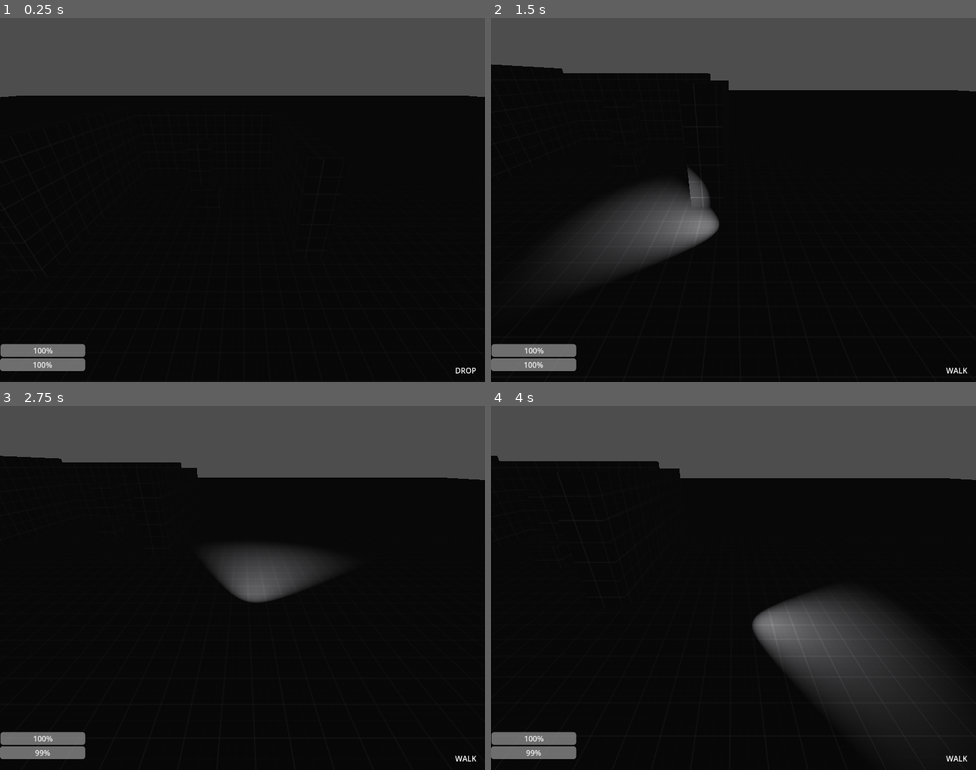
Above: before the commit, frames 1-4 (two rows, left to right).
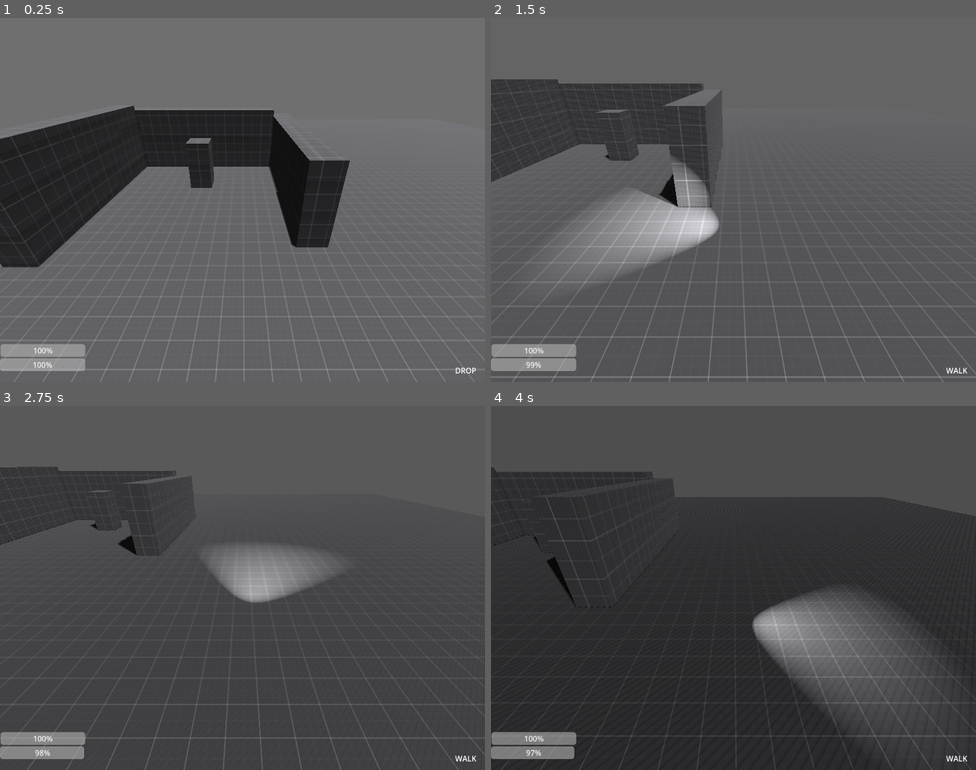
Above: after the commit, the same moments.

Repository: dandyhorse/lightson
Game: Godot game, scene res://scenes/world/world.tscn
Two runs of this game, one before a commit and one after it. Both use one fixed random seed, a clock stepped at 60 frames per second and the inputs below.
Inputs (mouse positions are in pixels of both pictures, inside the frame that each line leads up to):
- Up to frame 1 (0.25 s): no input
- Up to frame 2 (1.5 s): move the mouse to (840, 181) at 0.52 s; hold D (right) 0.53-1.28 s; hold C (crouch) 0.53-1.28 s; move the mouse to (636, 218) at 1.27 s; hold S (down) from 1.28 s (still down); right-click (636, 218) at 1.35 s
- Up to frame 3 (2.75 s): move the mouse to (291, 507) at 2.02 s; release S (down) at 2.03 s; hold D (right) from 2.03 s (still down); tap Mouse wheel up (focusFL) at 2.1 s
- Up to frame 4 (4 s): move the mouse to (709, 660) at 2.77 s; release D (right) at 2.78 s; hold W (up) 2.78-3.53 s; tap Shift (run) at 2.85 s; move the mouse to (879, 642) at 3.52 s; hold A (left) from 3.53 s (still down); tap Mouse wheel down (unfocusFL) at 3.6 s

The runs differ from the first frame. In frame 1, 97% of the frame differs, in the area x 0-100%, y 0-100%; in frame 2, 82%; in frame 3, 82%; in frame 4, 80%.

Commit message:
fucking day night algo

Diff:
--- a/scenes/items/flashlight/flashlight.gd
+++ b/scenes/items/flashlight/flashlight.gd
@@ -3,7 +3,7 @@
 # Константы и перечисления
 enum FlashlightState { ON, OFF, RELOADING, EMPTY }
 @export var MAX_BATTERY_CAPACITY: float = 100.0
-@export var BATTERY_SPEND_RATE: float = 0.015  # Заряд в секунду
+@export var BATTERY_SPEND_RATE: float = 0.95  # Заряд в секунду
 @export var FOCUS_MIN_ANGLE: float = 10.0
 @export var FOCUS_MAX_ANGLE: float = 60.0
 @export var RELOAD_TIME: float = 2.0
@@ -17,10 +17,12 @@
 
 func _ready() -> void:
 	reload_timer.wait_time = RELOAD_TIME
+	reload_timer.one_shot = true  # Убедимся, что таймер однократный
+	if not reload_timer.is_connected("timeout", _on_ReloadTimer_timeout):
+		reload_timer.connect("timeout", _on_ReloadTimer_timeout)
 	update_flashlight()
 
 func _physics_process(delta: float) -> void:
-	print(current_state)
 	process_flashlight(delta)
 
 func process_flashlight(delta: float) -> void:
@@ -28,11 +30,8 @@
 	if current_state == FlashlightState.ON:
 		var ray = get_screen_point_to_ray()
 		if ray != Vector3.ZERO:
-			flashlight.look_at(ray)
-
-	if reload_timer.is_stopped():
-		_on_ReloadTimer_timeout()
-
+			var target_rotation = flashlight.global_transform.looking_at(ray, Vector3.UP).basis
+			flashlight.global_transform.basis = flashlight.global_transform.basis.slerp(target_rotation, 0.6)
 	# Обработка состояния и батареи
 	update_flashlight()
 	handle_battery(delta)
@@ -64,7 +63,7 @@
 func handle_battery(delta: float) -> void:
 	if current_state == FlashlightState.ON:
 		battery_charge = max(0, battery_charge - BATTERY_SPEND_RATE * delta)
-		if battery_charge <= 0:
+		if battery_charge <= 0 and current_state != FlashlightState.RELOADING:
 			current_state = FlashlightState.EMPTY
 			update_flashlight()
 
@@ -72,6 +71,7 @@
 	if batteries > 0:
 		batteries -= 1
 		current_state = FlashlightState.RELOADING
+		battery_charge = 0.0  # Обнуляем заряд батареи при начале перезарядки
 		reload_timer.start()
 		update_flashlight()
 	else:
@@ -98,6 +98,6 @@
 
 func _on_ReloadTimer_timeout() -> void:
 	if current_state == FlashlightState.RELOADING:
-		battery_charge = MAX_BATTERY_CAPACITY
+		battery_charge = MAX_BATTERY_CAPACITY  # Восстанавливаем заряд батареи
 		current_state = FlashlightState.OFF
 		update_flashlight()
--- a/scenes/items/flashlight/flashlight.tscn
+++ b/scenes/items/flashlight/flashlight.tscn
@@ -3,6 +3,8 @@
 [ext_resource type="Script" uid="uid://bqw226mld3dux" path="res://scenes/items/flashlight/flashlight.gd" id="1_nnxok"]
 
 [node name="Flashlight" type="SpotLight3D"]
+shadow_enabled = true
+distance_fade_enabled = true
 script = ExtResource("1_nnxok")
 
 [node name="ReloadTimer" type="Timer" parent="."]
--- a/scenes/world/world.gd
+++ /dev/null
@@ -1,18 +0,0 @@
-extends Node3D
-
-
-# Called when the node enters the scene tree for the first time.
-func _ready() -> void:
-	#Input.set_mouse_mode(Input.MOUSE_MasdawdsaODE_CONFINED)
-	#var mouse_position = Vector2($Player.get_node("CameraPivot").position.x, $Player.get_node("CameraPivot").position.y)
-	#print($Player.get_node("CameraPivot").position.x)
-	#Input.warp_mouse(mouse_position)
-	#get_viewport().warp_mouse(mouse_position)
-
-
-	pass # Replace with function body.
-
-
-# Called every frame. 'delta' is the elapsed time since the previous frame.
-func _process(_delta: float) -> void:
-	pass
--- a/scenes/world/world.tscn
+++ b/scenes/world/world.tscn
@@ -1,39 +1,176 @@
-[gd_scene load_steps=6 format=3 uid="uid://du4vjbhq6x3hq"]
-
-[ext_resource type="Script" uid="uid://cmuvkh12ktq4y" path="res://scenes/world/world.gd" id="1_k0juu"]
+[gd_scene load_steps=12 format=3 uid="uid://du4vjbhq6x3hq"]
+
+[ext_resource type="Script" uid="uid://ndwibxxg370p" path="res://scenes/world/world_environment.gd" id="1_6m72w"]
 [ext_resource type="Material" uid="uid://bx6qeabdhq2s" path="res://addons/kenney_prototype_tools/materials/dark/material_01.tres" id="2_71j4m"]
 [ext_resource type="Material" uid="uid://cehjio2370tmg" path="res://addons/kenney_prototype_tools/materials/dark/material_03.tres" id="3_qfnet"]
 [ext_resource type="PackedScene" uid="uid://do7mx57l1v3qh" path="res://scenes/player/player.tscn" id="4_i7141"]
 
-[sub_resource type="Environment" id="Environment_tlwt5"]
-background_color = Color(0.00662094, 0.0671427, 0.0841409, 1)
+[sub_resource type="Environment" id="Environment_1fp7r"]
+background_mode = 1
+background_color = Color(0.442911, 0.442911, 0.442911, 1)
+ambient_light_color = Color(0.443137, 0.443137, 0.443137, 1)
+
+[sub_resource type="Animation" id="Animation_t5ptc"]
+resource_name = "SkyColor"
+length = 12.0
+loop_mode = 1
+tracks/0/type = "value"
+tracks/0/imported = false
+tracks/0/enabled = true
+tracks/0/path = NodePath(".:environment:background_color")
+tracks/0/interp = 1
+tracks/0/loop_wrap = true
+tracks/0/keys = {
+"times": PackedFloat32Array(0, 6),
+"transitions": PackedFloat32Array(1, 1),
+"update": 0,
+"values": [Color(0.442911, 0.442911, 0.442911, 1), Color(0.0253638, 0.0253638, 0.0253638, 1)]
+}
+tracks/1/type = "value"
+tracks/1/imported = false
+tracks/1/enabled = true
+tracks/1/path = NodePath(".:environment:ambient_light_color")
+tracks/1/interp = 1
+tracks/1/loop_wrap = true
+tracks/1/keys = {
+"times": PackedFloat32Array(0, 6),
+"transitions": PackedFloat32Array(1, 1),
+"update": 0,
+"values": [Color(0.443137, 0.443137, 0.443137, 1), Color(0.0235294, 0.0235294, 0.0235294, 1)]
+}
+
+[sub_resource type="Animation" id="Animation_1fp7r"]
+length = 0.001
+tracks/0/type = "value"
+tracks/0/imported = false
+tracks/0/enabled = true
+tracks/0/path = NodePath(".:environment:background_color")
+tracks/0/interp = 1
+tracks/0/loop_wrap = true
+tracks/0/keys = {
+"times": PackedFloat32Array(0),
+"transitions": PackedFloat32Array(1),
+"update": 0,
+"values": [Color(0.442911, 0.442911, 0.442911, 1)]
+}
+tracks/1/type = "value"
+tracks/1/imported = false
+tracks/1/enabled = true
+tracks/1/path = NodePath(".:environment:ambient_light_color")
+tracks/1/interp = 1
+tracks/1/loop_wrap = true
+tracks/1/keys = {
+"times": PackedFloat32Array(0),
+"transitions": PackedFloat32Array(1),
+"update": 0,
+"values": [Color(0.443137, 0.443137, 0.443137, 1)]
+}
+
+[sub_resource type="AnimationLibrary" id="AnimationLibrary_bq33v"]
+_data = {
+&"RESET": SubResource("Animation_1fp7r"),
+&"SkyColor": SubResource("Animation_t5ptc")
+}
+
+[sub_resource type="Animation" id="Animation_6m72w"]
+resource_name = "Rotate"
+length = 12.0
+loop_mode = 1
+tracks/0/type = "value"
+tracks/0/imported = false
+tracks/0/enabled = true
+tracks/0/path = NodePath(".:rotation")
+tracks/0/interp = 1
+tracks/0/loop_wrap = true
+tracks/0/keys = {
+"times": PackedFloat32Array(0, 12),
+"transitions": PackedFloat32Array(1, 1),
+"update": 0,
+"values": [Vector3(-1.5708, 0.785398, 0), Vector3(4.71239, 0.785398, 0)]
+}
+tracks/1/type = "value"
+tracks/1/imported = false
+tracks/1/enabled = true
+tracks/1/path = NodePath(".:light_energy")
+tracks/1/interp = 1
+tracks/1/loop_wrap = true
+tracks/1/keys = {
+"times": PackedFloat32Array(0, 3, 9.01, 12),
+"transitions": PackedFloat32Array(1, 1, 1, 1),
+"update": 0,
+"values": [2.0, 0.0, 0.0, 2.0]
+}
+
+[sub_resource type="Animation" id="Animation_v5dby"]
+length = 0.001
+tracks/0/type = "value"
+tracks/0/imported = false
+tracks/0/enabled = true
+tracks/0/path = NodePath(".:rotation")
+tracks/0/interp = 1
+tracks/0/loop_wrap = true
+tracks/0/keys = {
+"times": PackedFloat32Array(0),
+"transitions": PackedFloat32Array(1),
+"update": 0,
+"values": [Vector3(-1.5708, 0, 0)]
+}
+tracks/1/type = "value"
+tracks/1/imported = false
+tracks/1/enabled = true
+tracks/1/path = NodePath(".:light_energy")
+tracks/1/interp = 1
+tracks/1/loop_wrap = true
+tracks/1/keys = {
+"times": PackedFloat32Array(0),
+"transitions": PackedFloat32Array(1),
+"update": 0,
+"values": [2.0]
+}
+
+[sub_resource type="AnimationLibrary" id="AnimationLibrary_t5ptc"]
+_data = {
+&"RESET": SubResource("Animation_v5dby"),
+&"Rotate": SubResource("Animation_6m72w")
+}
 
 [node name="World" type="Node3D"]
-script = ExtResource("1_k0juu")
 
 [node name="WorldEnvironment" type="WorldEnvironment" parent="."]
-environment = SubResource("Environment_tlwt5")
+environment = SubResource("Environment_1fp7r")
+script = ExtResource("1_6m72w")
+
+[node name="WorldEnvAnimationPlayer" type="AnimationPlayer" parent="WorldEnvironment"]
+libraries = {
+&"": SubResource("AnimationLibrary_bq33v")
+}
+
+[node name="SunMoonLight" type="DirectionalLight3D" parent="."]
+transform = Transform3D(1, 0, 0, 0, -4.37114e-08, 1, 0, -1, -4.37114e-08, 0, 20, 0)
+light_energy = 2.0
+shadow_enabled = true
+shadow_normal_bias = 0.5
+
+[node name="LightAnimationPlayer" type="AnimationPlayer" parent="SunMoonLight"]
+libraries = {
+&"": SubResource("AnimationLibrary_t5ptc")
+}
 
 [node name="Ground" type="Node3D" parent="."]
 
 [node name="CSGBox3D" type="CSGBox3D" parent="Ground"]
-transform = Transform3D(1, 0, 0, 0, 1, 0, 0, 0, 1, 0.0405722, -0.376035, -0.0091877)
+transform = Transform3D(1, 0, 0, 0, 1, 0, 0, 0, 1, -0.164706, -0.364479, -0.113382)
 material_override = ExtResource("2_71j4m")
-use_collision = true
-collision_layer = 3
-size = Vector3(150, 0.1, 150)
-
-[node name="CSGBox3D2" type="CSGBox3D" parent="Ground"]
-transform = Transform3D(1, 0, 0, 0, 1, 0, 0, 0, 1, -1.41021, 4.76837e-07, -3.88867)
-layers = 3
-material_override = ExtResource("3_qfnet")
-use_collision = true
-collision_layer = 3
+cast_shadow = 2
+use_collision = true
+collision_layer = 3
+size = Vector3(50, 1, 50)
 
 [node name="CSGBox3D3" type="CSGBox3D" parent="Ground"]
 transform = Transform3D(1, 0, 0, 0, 1, 0, 0, 0, 1, -2.00504, 0.644456, -5.4948)
 layers = 3
 material_override = ExtResource("3_qfnet")
+cast_shadow = 2
 use_collision = true
 collision_layer = 3
 size = Vector3(1, 3.22705, 1)
@@ -42,6 +179,7 @@
 transform = Transform3D(1, 0, 0, 0, 1, 0, 0, 0, 1, -2.51949, 1.4634, -8.3983)
 layers = 3
 material_override = ExtResource("3_qfnet")
+cast_shadow = 2
 use_collision = true
 collision_layer = 3
 size = Vector3(8.31729, 3.61285, 1)
@@ -50,6 +188,7 @@
 transform = Transform3D(-4.37114e-08, 0, 1, 0, 1, 0, -1, 0, -4.37114e-08, -6.23892, 0.893685, -3.94303)
 layers = 3
 material_override = ExtResource("3_qfnet")
+cast_shadow = 2
 use_collision = true
 collision_layer = 3
 size = Vector3(7.97969, 5.18695, 1)
@@ -58,6 +197,7 @@
 transform = Transform3D(-4.37114e-08, 0, -1, 0, 1, 0, 1, 0, -4.37114e-08, 2.14619, 1.23808, -4.92259)
 layers = 3
 material_override = ExtResource("3_qfnet")
+cast_shadow = 2
 use_collision = true
 collision_layer = 3
 size = Vector3(8.31729, 3.41568, 1)
--- /dev/null
+++ b/scenes/world/world_environment.gd
@@ -0,0 +1,49 @@
+extends WorldEnvironment
+
+@onready var sky_color_anim_player = $WorldEnvAnimationPlayer
+@onready var light_anim_player = $"../SunMoonLight/LightAnimationPlayer"
+@onready var sky_color_main_animation = "SkyColor"
+@onready var light_main_animation = "Rotate"
+@export var animation_speed_scale: float = 0.5
+
+enum DayPhase { MORNING, DAY, EVENING, NIGHT }
+var current_phase: DayPhase = DayPhase.NIGHT
+
+func _ready() -> void:
+	sky_color_anim_player.speed_scale = animation_speed_scale
+	light_anim_player.speed_scale = animation_speed_scale
+
+	sky_color_anim_player.play(sky_color_main_animation)
+	light_anim_player.play(light_main_animation)
+
+	var sky_color_main_animation_full_length = sky_color_anim_player.current_animation_length / animation_speed_scale
+	print("Full animation length: ", sky_color_main_animation_full_length, " seconds")
+
+func _process(delta: float) -> void:
+	var sky_color_main_animation_full_length = sky_color_anim_player.current_animation_length / animation_speed_scale
+	var current_time = sky_color_anim_player.current_animation_position
+
+
+	var new_phase: DayPhase
+	if current_time < 1.5:
+		new_phase = DayPhase.DAY
+	elif current_time < 3.0:
+		new_phase = DayPhase.EVENING
+	elif current_time < 9.0:
+		new_phase = DayPhase.NIGHT
+	elif current_time < 10.5:
+		new_phase = DayPhase.MORNING
+	else:
+		new_phase = DayPhase.DAY
+
+	if new_phase != current_phase:
+		current_phase = new_phase
+		match current_phase:
+			DayPhase.MORNING:
+				print("MORNING")
+			DayPhase.DAY:
+				print("DAY")
+			DayPhase.EVENING:
+				print("EVENING")
+			DayPhase.NIGHT:
+				print("NIGHT")
Not shown, removed: scenes/world/world.gd.uid
Not shown, added: scenes/world/world_environment.gd.uid
Not shown, added: scenes/world/world.tscn18431385552.tmp
